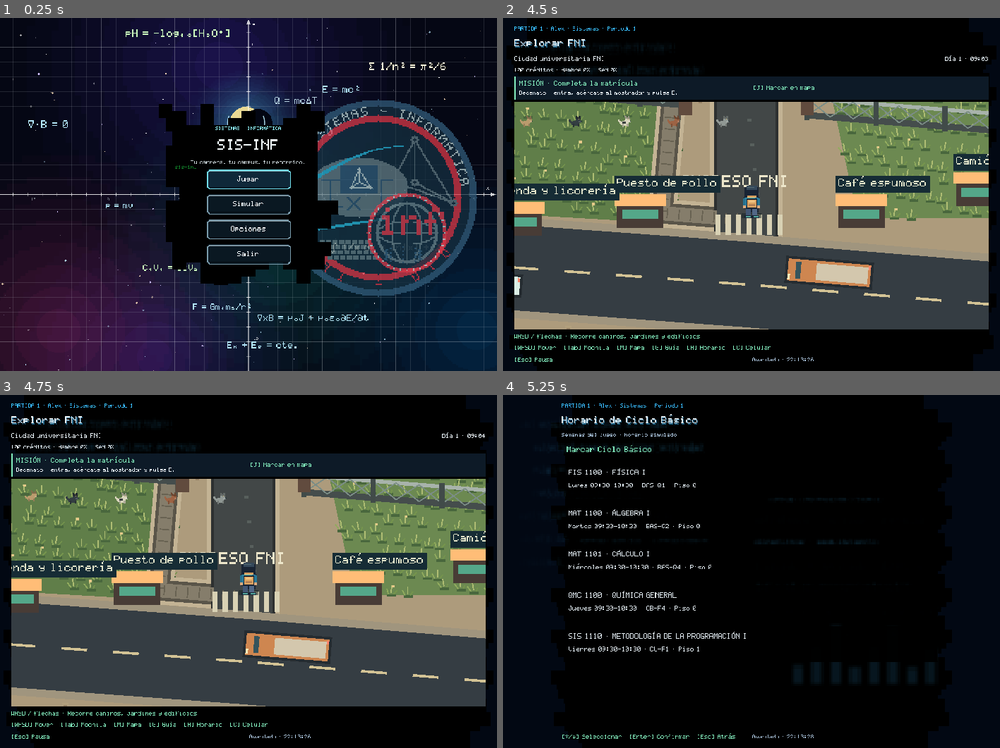
Above: before the commit, frames 1-4 (two rows, left to right).
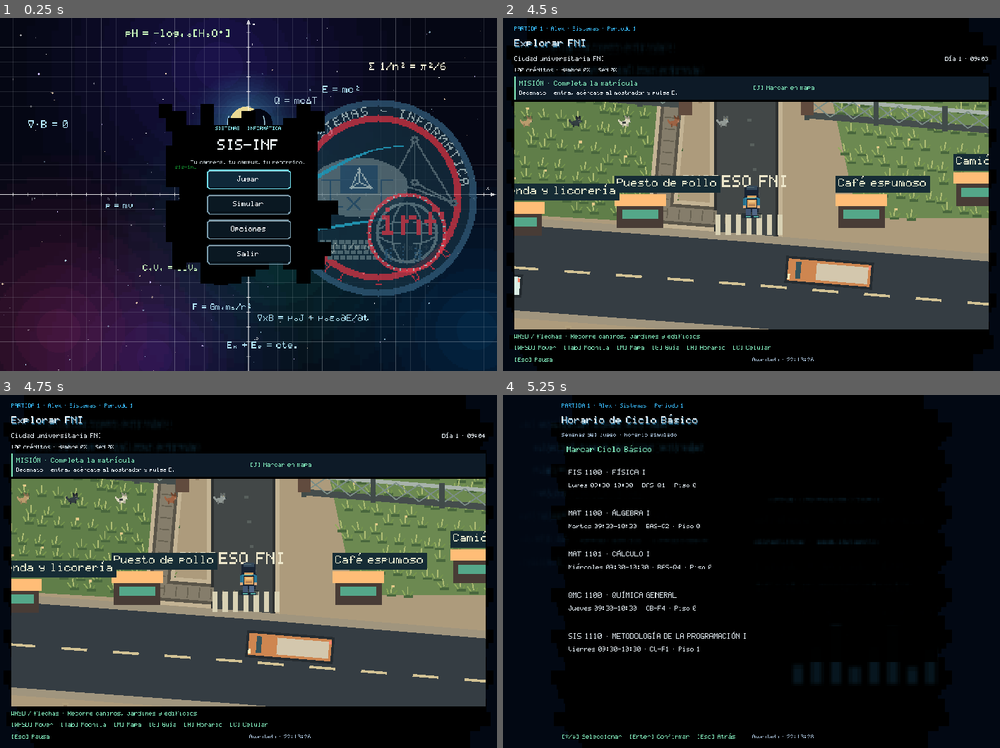
Above: after the commit, the same moments.

Repository: CzruAyna/Proy_Sis_Acad
Game: Godot game, scene res://scenes/main.tscn
The game is run twice, just before and just after one commit, with the same random seed, the same clock (stepped at 60 frames per second) and the same inputs.
Inputs (mouse positions are in pixels of both pictures, inside the frame that each line leads up to):
- Up to frame 1 (0.25 s): no input
- Up to frame 2 (4.5 s): click "Jugar" at 0.5 s; tap Enter at 1.25 s; move the mouse to (860, 176) at 1.27 s; hold Right 1.28-2 s; tap Tab at 1.35 s; click (860, 176) at 1.42 s; tap Space at 1.52 s; tap 1 at 1.55 s; click (751, 81) at 2.02 s; type "Alex" at 2.1 s; click "Explorar menciones" at 2.75 s; click "Empezar carrera" at 3.5 s; tap E at 4.25 s; drag from (652, 212) to (726, 265) at 4.27 s
- Up to frame 3 (4.75 s): no input
- Up to frame 4 (5.25 s): tap E at 5 s; move the mouse to (801, 493) at 5.02 s; hold Right from 5.03 s (still down); tap H at 5.1 s

Frames 1-2 are identical in both runs. In frame 3, 0.3% of the frame differs, in the area x 3-73%, y 26-76%; in frame 4, nothing differs.

Commit message:
feat(personaje): rasgos, objetos y vida de campus

Diff:
--- a/game/scripts/achievement_catalog.gd
+++ b/game/scripts/achievement_catalog.gd
@@ -2,6 +2,9 @@
 
 const Catalog = preload("res://scripts/catalog.gd")
 const ACHIEVEMENTS := [
+	{"id": "notebook", "title": "Cuaderno de campo", "description": "Guarda apuntes de tres clases.", "hidden": false},
+	{"id": "all_shops", "title": "Sabores del campus", "description": "Compra en los seis puestos.", "hidden": false},
+	{"id": "prepared", "title": "Siempre preparado", "description": "Equipa los lentes y la agenda.", "hidden": true},
 	{"id": "campus_friend", "title": "Compañía en el campus", "description": "Acaricia a un perro del campus durante tu recorrido.", "hidden": false},
 	{"id": "campus_memory", "title": "Memoria de la facultad", "description": "Visita de cerca las fichas de Piedritas y el Chivato.", "hidden": false},
 	{"id": "secret_campus_friend", "title": "Un encuentro especial", "description": "Conociste y acariciaste al compañero especial de este recorrido.", "hidden": true},
@@ -136,6 +139,11 @@
 	conditions["explorer"] = all_programs
 	var exploration: Variant = run.get("campus_exploration", {})
 	var life: Variant = exploration.get("life", {}) if exploration is Dictionary else {}
+	var daily: Variant = exploration.get("daily", {}) if exploration is Dictionary else {}
+	if daily is Dictionary:
+		conditions["notebook"] = daily.get("notes") is Dictionary and daily["notes"].size() >= 3
+		conditions["all_shops"] = daily.get("shops") is Dictionary and daily["shops"].size() >= 6
+		conditions["prepared"] = daily.get("equipment") is Dictionary and daily["equipment"].size() >= 2
 	if life is Dictionary:
 		var pets: Variant = life.get("petted", [])
 		var monuments: Variant = life.get("monuments", [])
--- a/game/scripts/campus_cast.gd
+++ b/game/scripts/campus_cast.gd
@@ -1,7 +1,7 @@
 extends RefCounted
 ## Costume studies, not an institutional roster or autonomous population model.
 const Painter = preload("res://scripts/pixel_painter.gd")
-const STUDENT_COUNT := 24
+const STUDENT_COUNT := 42
 const STAFF := [
 	["personal_docente", "Docente", "#a5826e", "book", "matematicas"],
 	["personal_biblioteca", "Biblioteca", "#698d87", "book", "biblioteca"],
@@ -111,6 +111,8 @@
 			accessory = row[3]
 	if id.begins_with("estudiante"):
 		cloth = [Color("#6f9a8c"), Color("#9d6985"), Color("#4f88a9"), Color("#c19a63"), Color("#885f66"), Color("#68759c"), Color("#a0a878"), Color("#b86e57")][index % 8]
+	if id.begins_with("estudiante") and index >= 24:
+		cloth = cloth.lightened(0.28)
 	p.rect(8, 4, 8, 9, hair)
 	if id.begins_with("estudiante") and index % 3 == 1:
 		p.rect(7, 5, 2, 11, hair)
--- a/game/scripts/campus_daily.gd
+++ b/game/scripts/campus_daily.gd
@@ -5,7 +5,11 @@
 const START := 540.0
 const ALLOWANCE := 100
 const CAPACITY := 12
+const TRAITS := ["Miopía", "Intolerancia a la lactosa", "Cabeza de pollo"]
+const GEAR := {"lentes": "Lentes para leer la pizarra", "agenda": "Agenda de bolsillo"}
 const ITEMS := {
+	"lentes": ["Lentes", 10, 0, 0], "agenda": ["Agenda", 5, 0, 0],
+	"leche": ["Leche", 4, 10, 25], "sin_lactosa": ["Leche sin lactosa", 4, 10, 25],
 	"agua": ["Agua", 0, 0, 45], "pollo": ["Porción de pollo", 9, 58, 0],
 	"milanesa": ["Sándwich de milanesa", 7, 48, 2], "cafe": ["Café espumoso", 4, 4, 25],
 	"jugo": ["Jugo", 3, 4, 37], "pan": ["Pan", 3, 25, 0],
@@ -14,13 +18,16 @@
 }
 const VENDORS := {
 	"comedor": ["Comedor FNI", "Dentro del campus · junto a la puerta del comedor", ["almuerzo", "agua"]],
-	"kiosco": ["Kiosco del campus", "Dentro del campus · junto al ingreso principal", ["pan", "jugo", "agua"]],
+	"kiosco": ["Kiosco del campus", "Dentro del campus · junto al ingreso principal", ["pan", "jugo", "agua", "leche", "sin_lactosa"]],
 	"pollo": ["Puesto de pollo", "Fuera del campus · cruza el ingreso principal", ["pollo", "agua"]],
 	"cafe": ["Café espumoso", "Fuera del campus · por la acera del ingreso", ["cafe", "pan", "agua"]],
-	"tienda": ["Tienda y licorería", "Fuera del campus · por la acera del ingreso", ["gaseosa", "jugo", "agua", "licor"]],
+	"tienda": ["Tienda y licorería", "Fuera del campus · por la acera del ingreso", ["gaseosa", "jugo", "agua", "licor", "lentes", "agenda"]],
 	"camion": ["Camión de milanesas", "Fuera del campus · frente al ingreso, hacia el norte", ["milanesa", "jugo", "agua"]]
 }
 
+var student_trait := ""
+var equipment: Dictionary = {}
+var shops: Dictionary = {}
 var minutes := START
 var balance := ALLOWANCE
 var hunger := 0.0
@@ -31,6 +38,14 @@
 
 func restore(data: Variant) -> void:
 	var stored: Dictionary = data if data is Dictionary else {}
+	student_trait = str(stored.get("student_trait", ""))
+	if student_trait not in TRAITS:
+		student_trait = ""
+	equipment = {}
+	for id in GEAR:
+		if stored.get("equipment") is Dictionary and stored["equipment"].get(id) == true:
+			equipment[id] = true
+	shops = stored["shops"].duplicate() if stored.get("shops") is Dictionary else {}
 	minutes = _number(stored.get("minutes"), START, START, 1000000000.0)
 	balance = int(_number(stored.get("balance"), ALLOWANCE, 0.0, 1000000000.0))
 	hunger = _number(stored.get("hunger"), 0.0, 0.0, 100.0)
@@ -53,7 +68,7 @@
 
 
 func snapshot() -> Dictionary:
-	return {"minutes": minutes, "balance": balance, "hunger": hunger, "thirst": thirst,
+	return {"student_trait": student_trait, "equipment": equipment.duplicate(), "shops": shops.duplicate(), "minutes": minutes, "balance": balance, "hunger": hunger, "thirst": thirst,
 		"backpack": backpack.duplicate(), "notes": notes.duplicate(true)}
 
 
@@ -82,6 +97,9 @@
 		return "Te faltan %d créditos." % (price - balance)
 	if load_count() >= CAPACITY:
 		return "Tu mochila está llena."
+	if GEAR.has(item) and (equipment.has(item) or backpack.has(item)):
+		return "Ya tienes ese objeto."
+	shops[vendor] = true
 	balance -= price
 	backpack[item] = int(backpack.get(item, 0)) + 1
 	return "%s guardado en la mochila." % ITEMS[item][0]
@@ -95,6 +113,12 @@
 		backpack.erase(item)
 	else:
 		backpack[item] = count - 1
+	if GEAR.has(item):
+		equipment[item] = true
+		return "%s en uso." % ITEMS[item][0]
+	if item == "leche" and student_trait == "Intolerancia a la lactosa":
+		hunger = minf(100.0, hunger + 8)
+		return "El personaje tiene malestar. En el kiosco hay leche sin lactosa."
 	hunger = maxf(0.0, hunger - float(ITEMS[item][2]))
 	thirst = maxf(0.0, thirst - float(ITEMS[item][3]))
 	return "%s · hambre %d%% · sed %d%%." % [ITEMS[item][0], roundi(hunger), roundi(thirst)]
--- a/game/scripts/campus_exploration_ui.gd
+++ b/game/scripts/campus_exploration_ui.gd
@@ -159,6 +159,7 @@
 	world.size_flags_vertical = Control.SIZE_EXPAND_FILL
 	world.animations_enabled = bool(_ui().settings["animations"]) and not bool(_ui().settings.get("low_performance", false))
 	world.restore(saved)
+	_assign_trait(world.daily)
 	world.destination = _destination
 	world.class_schedule = _schedule()
 	world._update_lesson()
@@ -407,6 +408,8 @@
 		if not actor.is_empty():
 			var dog: bool = world.ambient_cast.is_dog(actor)
 			var page := {"kind": "cast_grid", "title": "Compañero del campus" if dog else "Vida del campus", "items": [{"id": ac …(432 unchanged characters)…
+			if actor.has("program"):
+				page["text"] = str(actor["program"]) + " · " + str(page["text"])
 			if dog:
 				page["actions"] = [{"type": "pet", "instance_id": id, "label": "Acariciar", "enabled": world.player.distance_to(actor["point"]) <= 52}]
 			_inspect([page])
@@ -491,7 +494,13 @@
 func _daily() -> RefCounted:
 	var routine := Daily.new()
 	routine.restore(saved.get("daily"))
+	_assign_trait(routine)
 	return routine
+
+
+func _assign_trait(routine: RefCounted) -> void:
+	if routine.student_trait.is_empty():
+		routine.student_trait = Daily.TRAITS[posmod(session_key.hash(), Daily.TRAITS.size())]
 
 
 func _save_daily(routine: RefCounted) -> void:
@@ -589,13 +598,20 @@
 	ink.name = "LiveClassWriting"
 	var feedback := _text(board, "", 15)
 	var timer := Timer.new()
-	timer.wait_time = 3.0
+	timer.wait_time = 5.0 if routine.student_trait == "Miopía" and not routine.equipment.has("lentes") else 3.0
 	board.add_child(timer)
 	var sync := func() -> void:
 		var count := Classes.visible_lines(row, routine.minutes)
 		ink.text = "\n".join(row["lines"].slice(0, count))
 		if count == row["lines"].size():
 			timer.stop()
+			if routine.student_trait == "Cabeza de pollo" and not routine.equipment.has("agenda"):
+				feedback.text = "Copia el apunte a mano o equipa una agenda para guardarlo automáticamente."
+				_ui()._add_button(board, "Copiar apunte", func() -> void:
+					routine.notes[row["key"]] = {"title": row["name"], "lines": row["lines"]}
+					_save_daily(routine)
+					show_backpack("", show_world, 2), true, 36)
+				return
 			routine.notes[row["key"]] = {"title": row["name"], "lines": row["lines"]}
 			feedback.text = "Apunte guardado en tu mochila."
 			_save_daily(routine)
@@ -645,7 +661,12 @@
 		var goods: Array = Daily.ITEMS[item]
 		var card: VBoxContainer = _ui()._card(page)
 		_text(card, "%s · %d créditos" % [goods[0], goods[1]], 18)
-		_text(card, "Al consumir · reduce hambre %d y sed %d" % [goods[2], goods[3]], 14)
+		if Daily.GEAR.has(item):
+			_text(card, Daily.GEAR[item], 14)
+		elif item == "leche" and routine.student_trait == "Intolerancia a la lactosa":
+			_text(card, "Contiene lactosa. Tu personaje tolera la opción sin lactosa.", 14)
+		else:
+			_text(card, "Al consumir · reduce hambre %d y sed %d" % [goods[2], goods[3]], 14)
 		var button: Button = _ui()._add_button(card, "Tomar agua" if int(goods[1]) == 0 else "Comprar " + str(goods[0]), _buy.bind(id, item), false, 40)
 		button.disabled = routine.balance < int(goods[1]) or routine.load_count() >= Daily.CAPACITY
 	_ui()._key_hint(page, "[Tab] Mochila")
@@ -685,11 +706,14 @@
 	match section:
 		0:
 			var supplies: VBoxContainer = _ui()._card(page, true)
-			_text(supplies, "Comida y bebida", 21)
+			_text(supplies, "Comida y objetos", 21)
+			_text(supplies, "Tu personaje · " + routine.student_trait, 16)
+			for id in routine.equipment:
+				_text(supplies, "En uso · " + str(Daily.GEAR[id]), 15)
 			if routine.backpack.is_empty():
 				_text(supplies, "Busca el kiosco o el comedor para abastecerte.", 15)
 			for item in routine.backpack:
-				var label := "Consumir %s (×%d)" % [Daily.ITEMS[item][0], routine.backpack[item]]
+				var label := ("Equipar %s (×%d)" if Daily.GEAR.has(item) else "Consumir %s (×%d)") % [Daily.ITEMS[item][0], routine.backpack[item]]
 				_ui()._add_button(supplies, label, _consume.bind(item, back), false, 34)
 		1:
 			if _ui().simulation != null and not _ui().current_profile.is_empty():
--- a/game/scripts/campus_life.gd
+++ b/game/scripts/campus_life.gd
@@ -48,6 +48,10 @@
 	for index in range(actors.size()):
 		var actor: Dictionary = actors[index]
 		var home: Dictionary = assigned_buildings.get(actor["id"], _blocks[(index * 7 + 8) % _blocks.size()])
+		if str(actor["id"]).begins_with("estudiante_"):
+			var program: Array = Cast.PROFESSIONS[int(str(actor["id"]).get_slice("_", 1)) % Cast.PROFESSIONS.size()]
+			home = Map.building(program[4])
+			actor["program"] = program[1]
 		actor.merge({"index": index, "state": "WAIT", "home_id": home["id"], "building_id": home["id"], "room_name": str(home["rooms"][0]), "floor": 0, "route": PackedVector2Array(), "cursor": 0, "cooldown": rng.randf_range(1, 8), "pending": 0.0, "class_count": 0, "pet_count": 0})
 	if valid_save:
 		_restore(saved)
@@ -57,7 +61,7 @@
 	for row in Cast.PROFESSIONS:
 		_spawn(row[0], Map.building(row[4])["door"] + Vector2(31, 16))
 	for index in range(Cast.STUDENT_COUNT):
-		var block: Dictionary = _blocks[(index * 7 + 8) % _blocks.size()]
+		var block := Map.building(Cast.PROFESSIONS[index % Cast.PROFESSIONS.size()][4])
 		_spawn("estudiante_%d" % index, block["door"] + Vector2(-32 if index % 2 == 0 else 32, 28))
 	for row in Cast.STAFF:
 		_spawn(row[0], Map.building(row[4])["door"] + Vector2(-45, 26))
--- a/game/scripts/campus_world.gd
+++ b/game/scripts/campus_world.gd
@@ -792,6 +792,11 @@
 	var shadow := Vector2(15, 4) if room_id.is_empty() else Vector2(22, 5)
 	draw_rect(Rect2(player.round() - shadow / 2, shadow), Color(0.08, 0.13, 0.14, 0.52))
 	draw_texture_rect(Cast.player_texture(player_program, pose, frame), player_sprite_rect(), false)
+	if daily.student_trait == "Cabeza de pollo":
+		var head := player_sprite_rect().abs().get_center() - Vector2(5, 10)
+		draw_rect(Rect2(head, Vector2(10, 9)), Color("#fff0cb"))
+		draw_rect(Rect2(head + Vector2(3, -3), Vector2(5, 4)), Color("#d45740"))
+		draw_rect(Rect2(head + Vector2(-2 if facing.x < 0 else 8, 5), Vector2(4, 2)), Color("#ffc052"))
 
 
 func player_sprite_rect() -> Rect2:
--- a/game/tests/test_campus_routine.gd
+++ b/game/tests/test_campus_routine.gd
@@ -175,6 +175,8 @@
 		for index in rows[0]["lines"].size() - 1:
 			timer.timeout.emit()
 		_check(writing.text == "\n".join(rows[0]["lines"]), "La clase revela los apuntes por etapas.")
+		if _game.find_children("*", "Button", true, false).any(func(b: Button) -> bool: return b.text == "Copiar apunte"):
+			_click("Copiar apunte")
 		_check(_game.current_profile["campus_exploration"]["daily"]["notes"].has(rows[0]["key"]), "La clase completa guarda el apunte.")
 		await _picture("03-clase")
 	_game._show_exploration()
--- a/game/tests/test_grid8_and_cast.gd
+++ b/game/tests/test_grid8_and_cast.gd
@@ -35,12 +35,12 @@
 	world.move_player(Vector2.RIGHT, 0.1, true)
 	_check(absf(world.player.distance_to(start) - Scale.WALK_SPEED * Scale.RUN_MULTIPLIER * 0.1) < 0.01, "Correr aplica el multiplicador sobre el ritmo calibrado")
 	world.player = start
-	_check(world.cast_instances.size() == 51, "Población ambiental: profesionales, 24 estudiantes, personal y cinco perros")
+	_check(world.cast_instances.size() == 27 + Cast.STUDENT_COUNT, "Población ambiental: profesionales, estudiantes de distintas carreras, personal y cinco perros")
 	var designs := {}
 	for index in range(Cast.STUDENT_COUNT):
 		var bytes := Cast.texture("estudiante_%d" % index).get_image().get_data()
 		designs[bytes.hex_encode()] = true
-	_check(designs.size() == 24, "Los 24 estudiantes tienen apariencia distinta")
+	_check(designs.size() == Cast.STUDENT_COUNT, "Los estudiantes de distintas carreras tienen apariencia distinta")
 	var positions := {}
 	for actor in world.cast_instances:
 		positions[actor["instance_id"]] = actor["point"]
